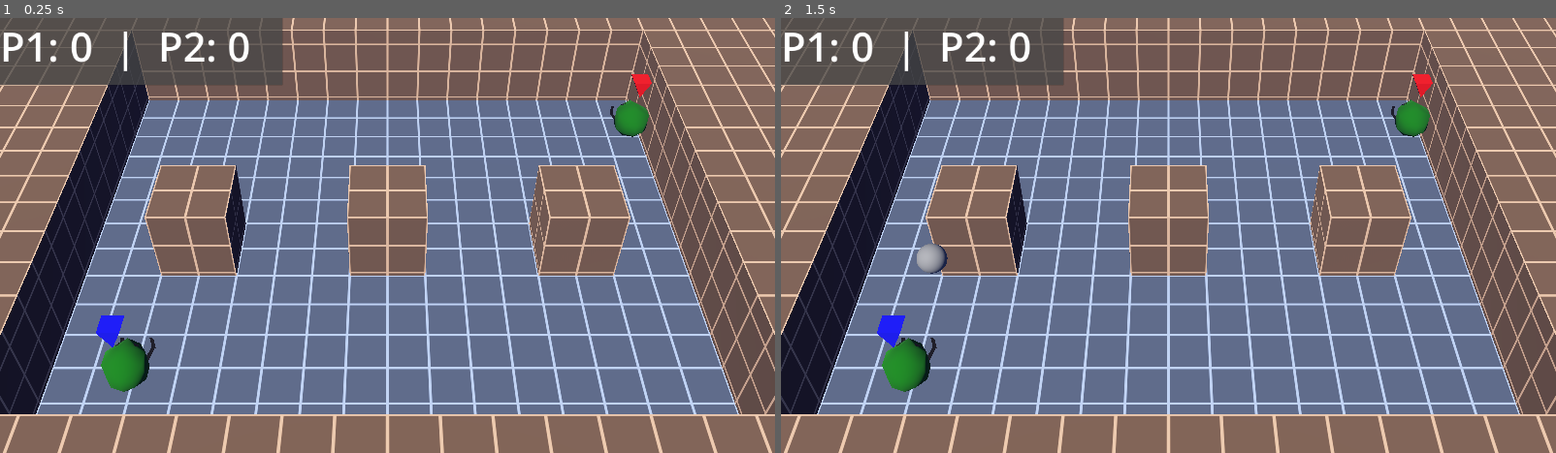
Above: before the commit, frames 1-2 (left to right).
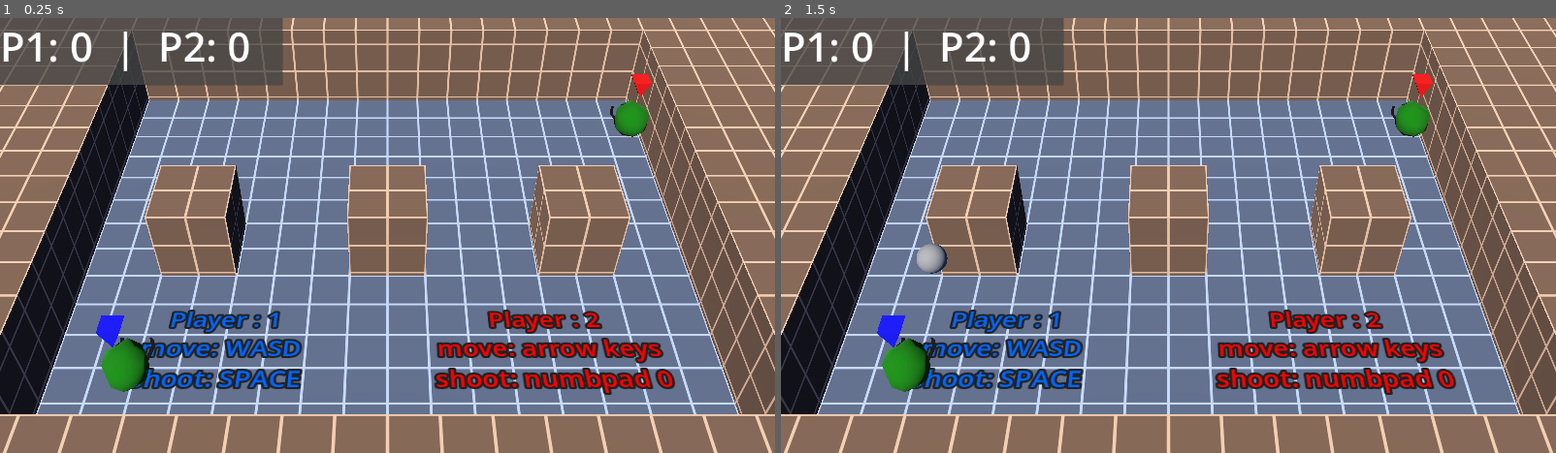
Above: after the commit, the same moments.

Repository: ti-jen/Duck_Slam
Game: Godot game, scene res://Level/Level_01.tscn
Two runs of this game, one before a commit and one after it. Both use one fixed random seed, a clock stepped at 60 frames per second and the inputs below.
Inputs:
- Up to frame 1 (0.25 s): no input
- Up to frame 2 (1.5 s): tap Enter at 0.5 s; tap Space at 1.25 s

The runs differ from the first frame. In frame 1, 4.5% of the frame differs, in the area x 17-88%, y 13-87%; in frame 2, 4.5%.

Commit message:
added spawn points,game and README

Diff:
--- a/Duck_Slam/Level/Level_01.tscn
+++ b/Duck_Slam/Level/Level_01.tscn
@@ -23,7 +23,6 @@
 ambient_light_color = Color(0.164863, 0.230177, 0.381891, 1)
 ambient_light_energy = 1.2
 tonemap_mode = 2
-fog_enabled = true
 fog_light_color = Color(0.4554, 0.387, 0.9, 1)
 fog_light_energy = 0.1
 fog_sun_scatter = 0.15
@@ -85,6 +84,14 @@
 material_override = ExtResource("3_qpmwr")
 use_collision = true
 size = Vector3(5, 4, 18)
+
+[node name="spawn01" type="Marker3D" parent="."]
+unique_name_in_owner = true
+transform = Transform3D(1, 0, 0, 0, 1, 0, 0, 0, 1, -5.950721, 0, 4.5177174)
+
+[node name="spawn02" type="Marker3D" parent="."]
+unique_name_in_owner = true
+transform = Transform3D(1, 0, 0, 0, 1, 0, 0, 0, 1, 6.049279, 0, -5.4822826)
 
 [node name="Player" parent="." instance=ExtResource("1_0amv2")]
 transform = Transform3D(1, 0, 0, 0, 1, 0, 0, 0, 1, -5.950721, 0, 4.5177174)
@@ -152,3 +159,23 @@
 
 [node name="WorldEnvironment" type="WorldEnvironment" parent="."]
 environment = SubResource("Environment_0amv2")
+
+[node name="Label3D" type="Label3D" parent="."]
+transform = Transform3D(1, 0, 0, 0, -4.371139e-08, 1, 0, -1, -4.371139e-08, -4.0584865, -0.12137246, 3.3976932)
+pixel_size = 0.02
+modulate = Color(0, 0.31666684, 1, 1)
+outline_modulate = Color(0.12347304, 0.12347304, 0.12347304, 1)
+text = "Player : 1
+move: WASD
+shoot: SPACE
+"
+
+[node name="Label3D2" type="Label3D" parent="."]
+transform = Transform3D(1, 0, 0, 0, -4.371139e-08, 1, 0, -1, -4.371139e-08, 3.9415138, -0.12137246, 3.3976932)
+pixel_size = 0.02
+modulate = Color(1, 0, 0, 1)
+outline_modulate = Color(0.12, 0.12, 0.12, 1)
+text = "Player : 2
+move: arrow keys
+shoot: numbpad 0
+"
--- a/Duck_Slam/Player/character_body_3d.tscn
+++ b/Duck_Slam/Player/character_body_3d.tscn
@@ -12,6 +12,9 @@
 const ACCELERATION = 6
 
 @onready var bird = %bird
+@onready var spawn01 = %spawn01
+@onready var spawn02 = %spawn02
+
 var left_input = \"move_left\"
 var right_input = \"move_right\"
 var up_input = \"move_up\"
@@ -19,6 +22,7 @@
 var shoot_input = \"shoot\"
 
 func _ready():
+	add_to_group(\"players\")
 	if is_player_one == false:
 		left_input += \"_two\"
 		right_input += \"_two\"
@@ -68,9 +72,20 @@
 		hud.add_score(2)
 	else:
 		hud.add_score(1)
+	get_tree().call_group(\"players\", \"respawn\")
 	visible = false
+	if is_player_one == true:
+		global_transform = spawn01.global_transform
+	else:
+		global_transform = spawn02.global_transform
+
+func respawn():
 	await get_tree().create_timer(1).timeout
-	get_tree().reload_current_scene()
+	if is_player_one == true:
+		global_transform = spawn01.global_transform
+	else:
+		global_transform = spawn02.global_transform
+	visible = true
 "
 
 [sub_resource type="CapsuleShape3D" id="CapsuleShape3D_b4nnr"]
Not shown: 1 places in Duck_Slam/Level/Level_01.tscn that only renumber resources
Not shown: 1 places in Duck_Slam/Player/character_body_3d.tscn that only renumber resources
Not shown, added: Duck_Slam.pck
Not shown, added: Duck_Slam.sh
Not shown, added: Duck_Slam.x86_64
Not shown, added: README
